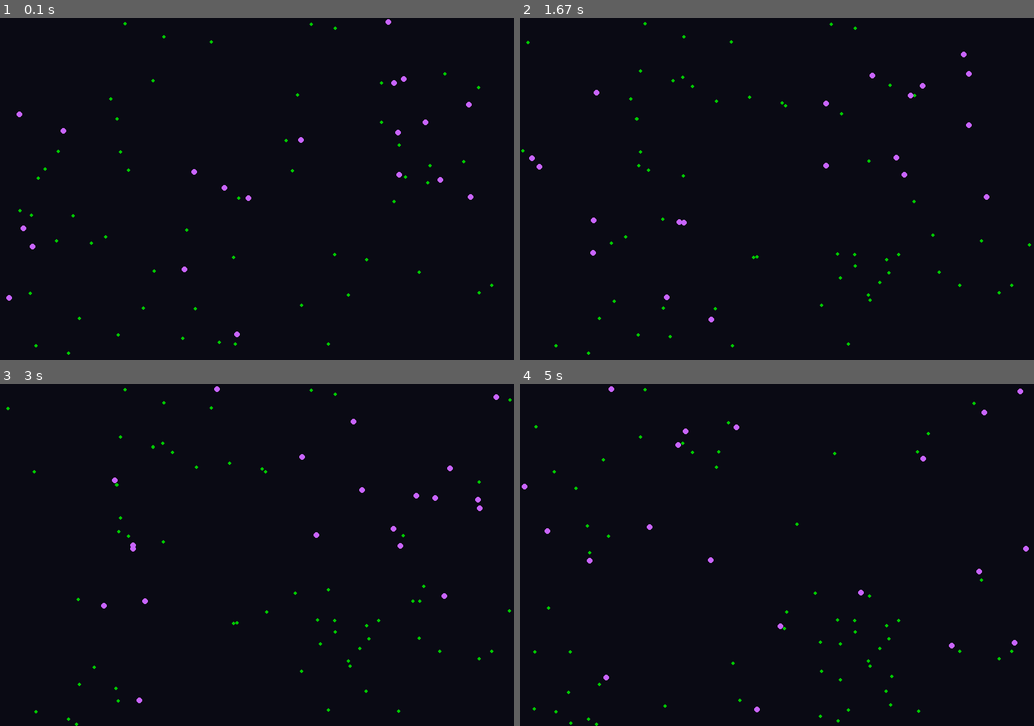
Above: before the commit, frames 1-4 (two rows, left to right).
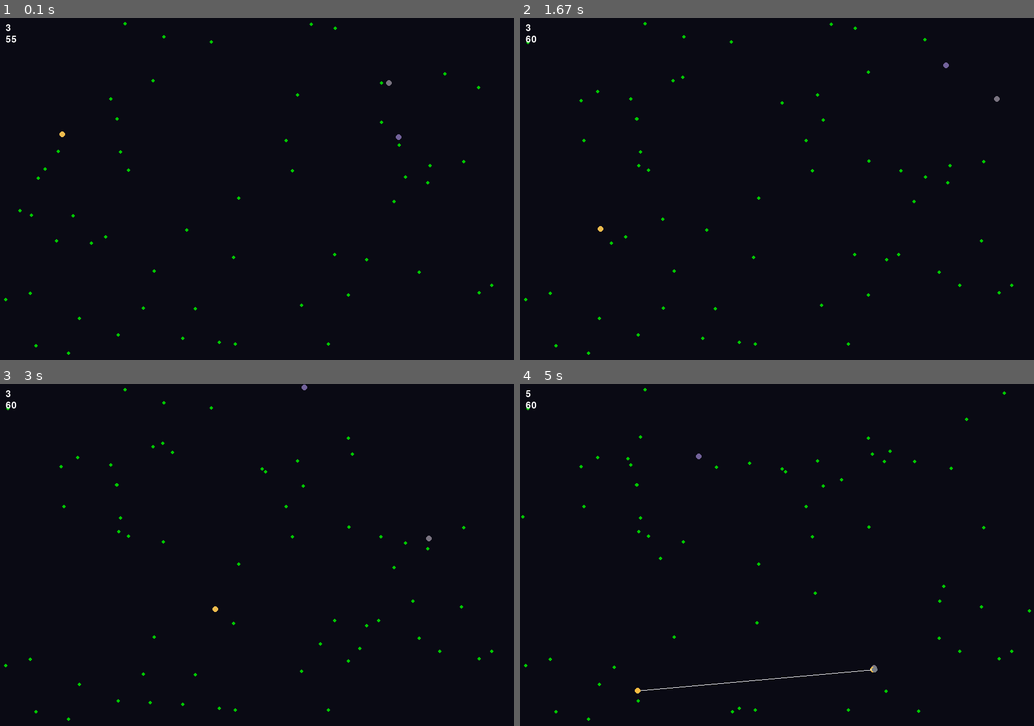
Above: after the commit, the same moments.

Repository: mikhailDyoshin/pygamePlayground
Game: pygame game, started from evolution_sim/main.py
Same seed, same stepped clock (60 frames per second), same inputs: the game is played once before the commit and once after it.
Inputs:
- Up to frame 1 (0.1 s): no input
- Up to frame 2 (1.67 s): no input
- Up to frame 3 (3 s): no input
- Up to frame 4 (5 s): no input

The runs differ from the first frame. In frame 1, 0.4% of the frame differs, in the area x 0-93%, y 0-94%; in frame 2, 0.6%; in frame 3, 0.6%; in frame 4, 0.9%, in the area x 0-100%, y 0-100%.

Commit message:
Created reproduction-function and mutations

Diff:
--- a/evolution_sim/agents/creature.py
+++ b/evolution_sim/agents/creature.py
@@ -2,39 +2,54 @@
 
 from pygame import Vector2
 
+LINE_TIMER = 100
+SPEED = random.uniform(2, 4)
+
 
 def screen_wrap(
-    position: Vector2, screen_width: float, screen_height: float
+    position: Vector2,
+    screen_width: float,
+    screen_height: float,
 ) -> Vector2:
 
     if position.x > screen_width:
+        return Vector2(screen_width, position.y)
+
+    if position.x < 0:
         return Vector2(0, position.y)
 
-    if position.x < 0:
-        return Vector2(screen_width, position.y)
-
     if position.y > screen_height:
-        return Vector2(position.x, 0)
+        return Vector2(position.x, screen_height)
 
     if position.y < 0:
-        return Vector2(position.x, screen_height)
+        return Vector2(position.x, 0)
 
     return position
 
 
 class Creature:
     def __init__(self, w, h):
-        self.x = random.randint(0, w)
-        self.y = random.randint(0, h)
-        self.coord = Vector2(self.x, self.y)
+        self._x = random.randint(0, w)
+        self._y = random.randint(0, h)
+        self.coord = Vector2(self._x, self._y)
 
         self.vx = random.uniform(-1, 1)
         self.vy = random.uniform(-1, 1)
         self.velocity = Vector2(self.vx, self.vy)
 
         self.energy = 100
-        self.speed = random.uniform(1, 2)
+        self.speed = SPEED
         self.vision = 80
+
+        self.color = (
+            random.randint(50, 255),
+            random.randint(50, 255),
+            random.randint(50, 255),
+        )
+
+        self.child = None
+        self.line_timer = LINE_TIMER
+        # self.age = 0
 
         self.dead = False
 
@@ -47,6 +62,11 @@
             self.dead = True
             return
 
+        # self.age += 0.1
+        # if self.age >= 300:
+        #     self.dead = True
+        #     return
+
         # 1. find nearest food
         target = self.find_food(world.food)
 
@@ -55,10 +75,18 @@
         else:
             self.velocity += self.wander()
 
+        if self.child:
+            self.line_timer -= 1
+
+        if self.line_timer <= 0:
+            self.child = None
+            self.line_timer = LINE_TIMER
+
         self.coord += self.velocity * self.speed
         self.coord = screen_wrap(self.coord, world.w, world.h)
 
         self.eat(world)
+        self.reproduce(world)
 
     def find_food(self, food_list):
         closest = None
@@ -85,3 +113,31 @@
                 self.energy += f.energy
                 world.food.remove(f)
                 break
+
+    def reproduce(self, world):
+        if self.energy > 200 and random.random() < 0.02:
+            self.energy /= 2
+            self.spawn_child(world)
+
+    def spawn_child(self, world):
+        child = Creature(world.w, world.h)
+
+        child.speed = self.speed + random.uniform(-0.1, 0.1)
+        child.vision = self.vision + random.uniform(-5, 5)
+
+        child.coord = Vector2(self.coord.x, self.coord.y)
+        child.color = self.mutate_color()
+        self.child = child
+        world.creatures.append(child)
+
+    def mutate_color(self, mutation_strength: int = 15):
+        r, g, b = self.color
+
+        def clamp(x):
+            return max(0, min(255, x))
+
+        return (
+            clamp(r + random.randint(-mutation_strength, mutation_strength)),
+            clamp(g + random.randint(-mutation_strength, mutation_strength)),
+            clamp(b + random.randint(-mutation_strength, mutation_strength)),
+        )
--- a/evolution_sim/render/renderer.py
+++ b/evolution_sim/render/renderer.py
@@ -6,6 +6,7 @@
 class Renderer:
     def __init__(self, screen):
         self.screen = screen
+        self.font = pygame.font.SysFont(None, 24)
 
     def draw(self, world: World):
         self.screen.fill((10, 10, 20))
@@ -18,5 +19,19 @@
 
         # creatures
         for c in world.creatures:
-            color = (200, 100, 255)
-            pygame.draw.circle(self.screen, color, (int(c.coord.x), int(c.coord.y)), 5)
+            pygame.draw.circle(
+                self.screen, c.color, (int(c.coord.x), int(c.coord.y)), 5
+            )
+            if c.child:
+                # print(f"Parent: {c.coord}, Child: {c.child.coord}")
+                pygame.draw.line(self.screen, (255, 255, 255), c.coord, c.child.coord)
+
+        self._draw_creatures_number(str(len(world.creatures)), (10, 10))
+        self._draw_creatures_number(str(len(world.food)), (10, 30))
+
+    def _draw_creatures_number(self, creatures_number: str, placement: tuple[int, int]):
+        self._draw_text(creatures_number, placement)
+
+    def _draw_text(self, text: str, placement: tuple[int, int]):
+        text_surface = self.font.render(text, True, (255, 255, 255))
+        self.screen.blit(text_surface, placement)
--- a/evolution_sim/world/food.py
+++ b/evolution_sim/world/food.py
@@ -8,4 +8,4 @@
         self._x = random.randint(0, w)
         self._y = random.randint(0, h)
         self.coord = Vector2(self._x, self._y)
-        self.energy = 20
+        self.energy = 10
--- a/evolution_sim/world/world.py
+++ b/evolution_sim/world/world.py
@@ -10,7 +10,7 @@
         self.creatures: list[Creature] = []
         self.food: list[Food] = []
 
-        for _ in range(20):
+        for _ in range(3):
             self.creatures.append(Creature(w, h))
 
         for _ in range(50):
